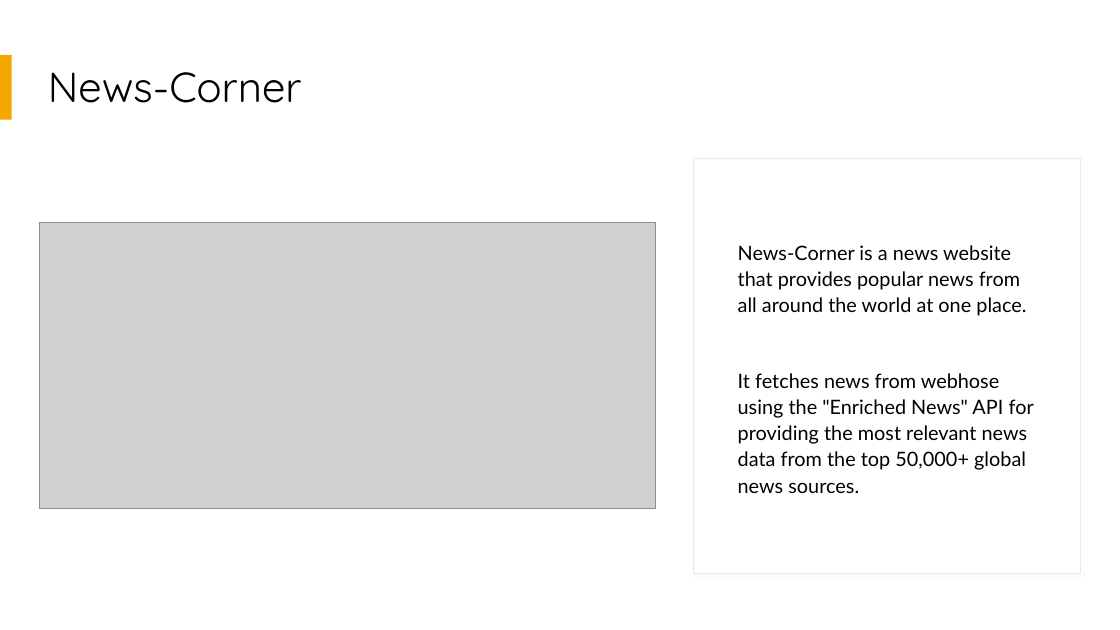
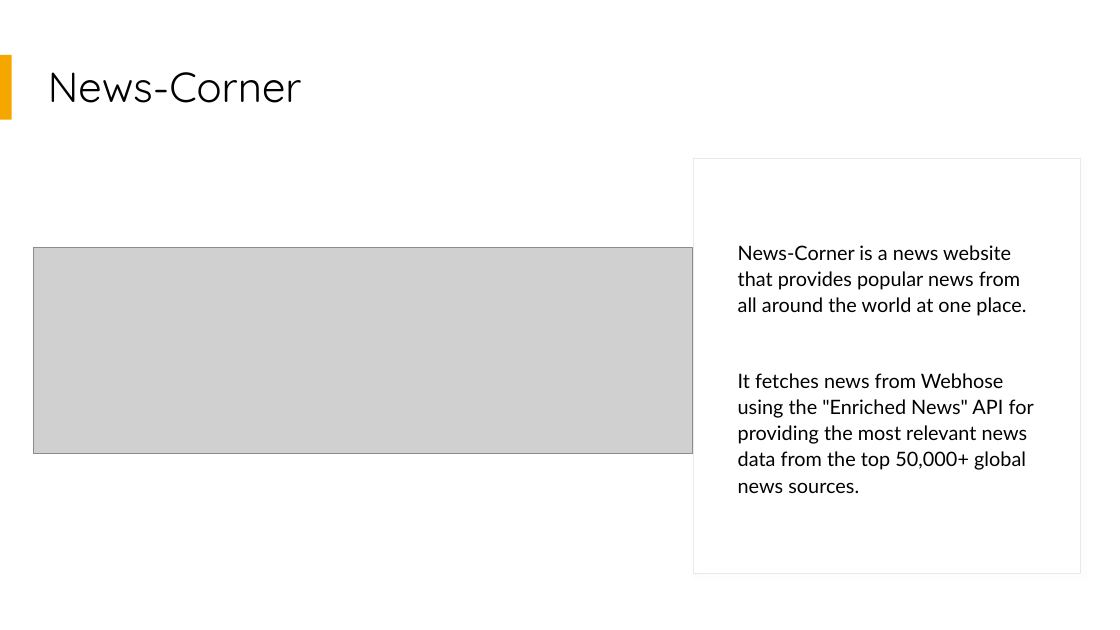
Before and after one commit to KomeOn/news-corner, a slide deck: slide 2 of src/News-corner.pptx. Drawn at 1120x630 pixels with LibreOffice and Linux fonts; fonts in the diff are those of the drawing; grey boxes stand for pictures. Boxes give left, top, right and bottom in pixels: in the first picture for what was removed or moved away, otherwise in the second. Text is boxed around its words. In the diff, an @@ line names an element or a change of style, - is before the commit and + after.

```diff
--- a/src/News-corner.pptx
+++ b/src/News-corner.pptx
@@ picture: place and size @@
-picture at (39,223,655,509)
+picture at (34,247,693,454)
@@ text at (738,373,1034,493): text changed @@
-It fetches news from webhose using the "Enriched News" API for providing the most relevant news data from the top 50,000+ global news sources.
+It fetches news from Webhose using the "Enriched News" API for providing the most relevant news data from the top 50,000+ global news sources.
```
Also in this commit, not shown: 10 other slides changed, 8 slides added, 1 slide removed, 1 other file.
